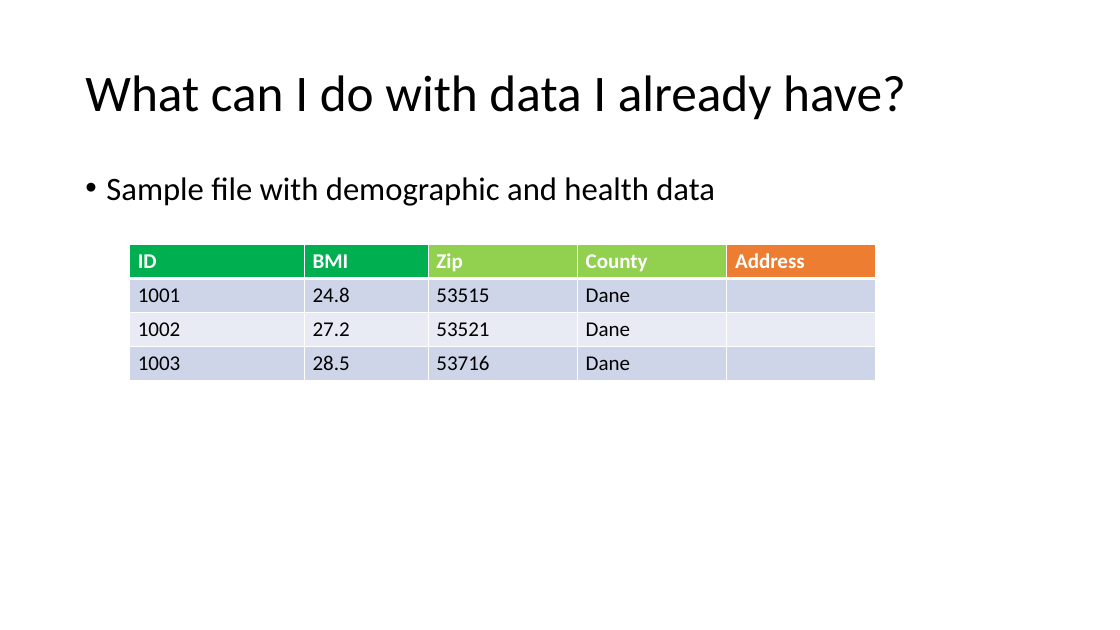
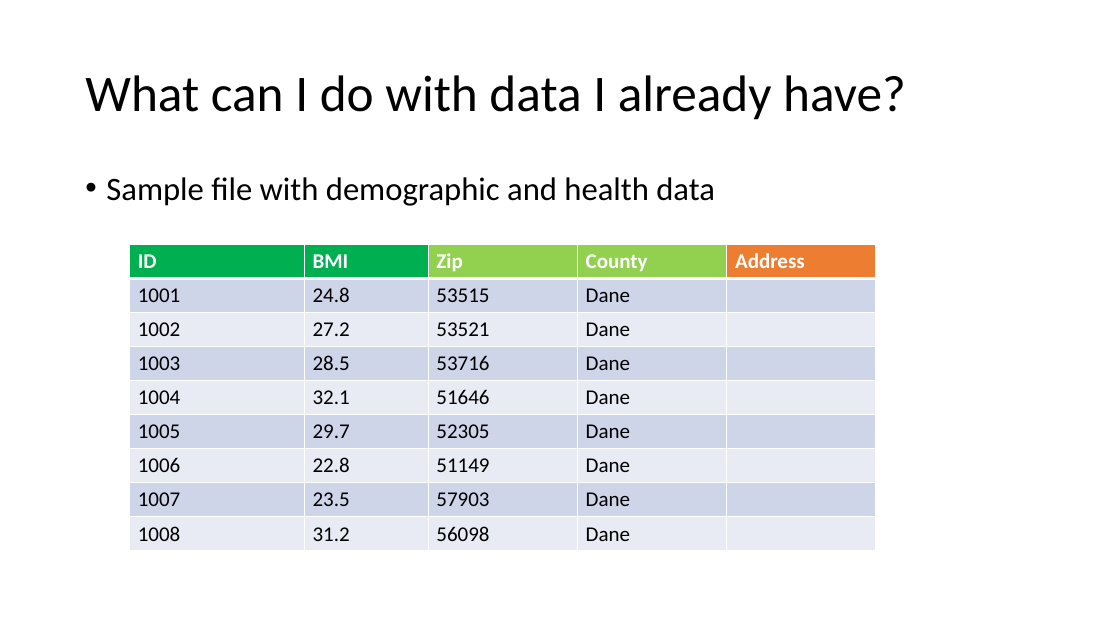
Before and after one commit to nrjjones/BuildingContextualData, a slide deck: slide 16 of presentation/Jones - Contextual Data Presentation.pptx. Drawn at 1120x630 pixels with LibreOffice and Linux fonts; fonts in the diff are those of the drawing. Boxes give left, top, right and bottom in pixels: in the first picture for what was removed or moved away, otherwise in the second. Text is boxed around its words. In the diff, an @@ line names an element or a change of style, - is before the commit and + after.

Commit message:
Final presentation tweaks

```diff
--- a/presentation/Jones - Contextual Data Presentation.pptx
+++ b/presentation/Jones - Contextual Data Presentation.pptx
@@ table at [129,245,876,551] @@
+row 5: 1004 | 32.1 | 51646 | Dane | 
+row 6: 1005 | 29.7 | 52305 | Dane | 
+row 7: 1006 | 22.8 | 51149 | Dane | 
+row 8: 1007 | 23.5 | 57903 | Dane | 
+row 9: 1008 | 31.2 | 56098 | Dane | 
```
Also in this commit, not shown: 8 other slides changed.
